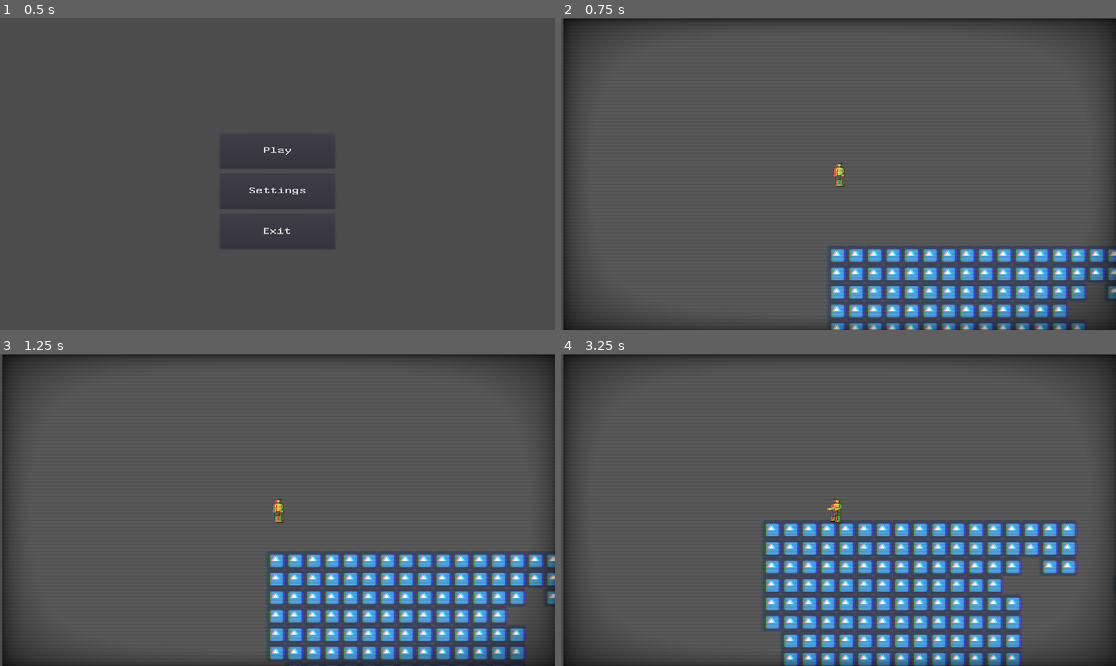
Above: before the commit, frames 1-4 (two rows, left to right).
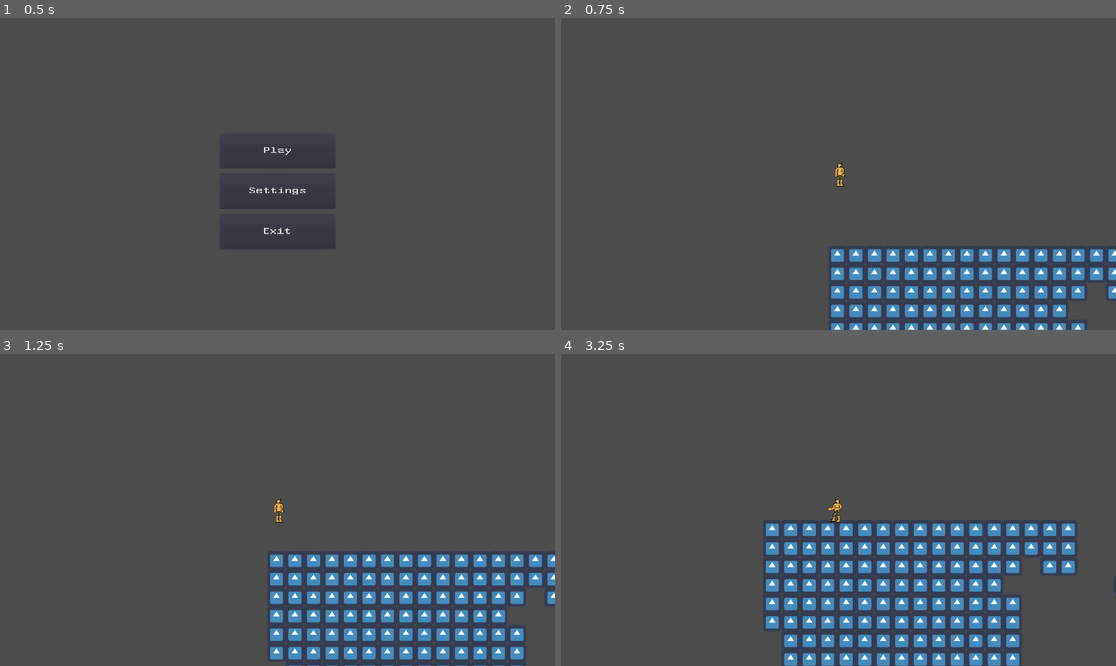
Above: after the commit, the same moments.

Repository: Shapkofil/prometheus
Game: Godot game, scene res://UI/MainMenu.tscn
Same seed, same stepped clock (60 frames per second), same inputs: the game is played once before the commit and once after it. The engine's default icon, where the game draws it, is replaced by a stand-in: a white triangle on a blue panel in a dark square.
Inputs:
- Up to frame 1 (0.5 s): no input
- Up to frame 2 (0.75 s): click "Play" at 0.5 s
- Up to frame 3 (1.25 s): no input
- Up to frame 4 (3.25 s): hold Right (ui_right) 1.28-2.78 s; tap Up (ui_up) at 1.52, 2.27 s; hold Left (ui_left) from 2.78 s (still down)

Frame 1 is identical in both runs. In frame 2, 8.6% of the frame differs, in the area x 0-100%, y 0-100%; in frame 3, 10%; in frame 4, 13%.

Commit message:
New restart button

Diff:
--- a/Prometheus/Player/player.tscn
+++ b/Prometheus/Player/player.tscn
@@ -1,8 +1,7 @@
-[gd_scene load_steps=10 format=2]
+[gd_scene load_steps=8 format=2]
 
 [ext_resource path="res://Player/player.gd" type="Script" id=1]
 [ext_resource path="res://Player/CyclopsMovement/cyclops movement 1.png" type="Texture" id=2]
-[ext_resource path="res://Shaders/tint_shader.shader" type="Shader" id=3]
 [ext_resource path="res://Player/CyclopsMovement/cyclops movement 2.png" type="Texture" id=4]
 [ext_resource path="res://Player/CyclopsMovement/cyclops movement 3.png" type="Texture" id=5]
 
@@ -25,22 +24,6 @@
 [sub_resource type="RayShape2D" id=3]
 length = 47.6532
 
-[sub_resource type="ShaderMaterial" id=4]
-shader = ExtResource( 3 )
-shader_param/boost = 1.19
-shader_param/grille_opacity = 1.0
-shader_param/scanlines_opacity = 1.0
-shader_param/vignette_opacity = 0.22
-shader_param/scanlines_speed = 0.0
-shader_param/show_grille = false
-shader_param/show_scanlines = true
-shader_param/show_vignette = true
-shader_param/show_curvature = false
-shader_param/screen_size = Vector2( 320, 180 )
-shader_param/aberration_amount = 1.0
-shader_param/move_aberration = false
-shader_param/aberration_speed = 1.11
-
 [node name="player" type="KinematicBody2D"]
 position = Vector2( 947.627, 530.258 )
 script = ExtResource( 1 )
@@ -61,13 +44,3 @@
 
 [node name="Camera2D" type="Camera2D" parent="."]
 current = true
-
-[node name="ColorRect" type="ColorRect" parent="Camera2D"]
-material = SubResource( 4 )
-margin_left = -951.649
-margin_top = -536.66
-margin_right = 968.351
-margin_bottom = 543.34
-__meta__ = {
-"_edit_use_anchors_": false
-}
--- a/Prometheus/UI/PauseMenu.gd
+++ b/Prometheus/UI/PauseMenu.gd
@@ -6,3 +6,8 @@
 
 func _on_Resume_pressed():
 	get_tree().change_scene("res://Node2D.tscn")
+
+
+func _on_RestartLevel_pressed():
+	GlobalVars.playerSavedPosition = [100, 0]
+	get_tree().change_scene("res://Node2D.tscn")
--- a/Prometheus/UI/PauseMenu.tscn
+++ b/Prometheus/UI/PauseMenu.tscn
@@ -22,6 +22,10 @@
 font_data = ExtResource( 1 )
 
 [sub_resource type="DynamicFont" id=5]
+size = 38
+font_data = ExtResource( 1 )
+
+[sub_resource type="DynamicFont" id=6]
 size = 40
 font_data = ExtResource( 1 )
 
@@ -81,15 +85,27 @@
 custom_fonts/font = SubResource( 4 )
 text = "Save game"
 
+[node name="RestartLevel" type="Button" parent="."]
+margin_left = 801.67
+margin_top = 600.0
+margin_right = 1121.67
+margin_bottom = 670.0
+custom_fonts/font = SubResource( 5 )
+text = "Restart level"
+__meta__ = {
+"_edit_use_anchors_": false
+}
+
 [node name="QuitToMain" type="Button" parent="."]
 margin_left = 746.0
-margin_top = 650.0
+margin_top = 730.0
 margin_right = 1206.0
-margin_bottom = 720.0
+margin_bottom = 800.0
 rect_pivot_offset = Vector2( 230, 35 )
-custom_fonts/font = SubResource( 5 )
+custom_fonts/font = SubResource( 6 )
 text = "Quit to main menu"
 script = ExtResource( 2 )
 [connection signal="pressed" from="Resume" to="." method="_on_Resume_pressed"]
 [connection signal="pressed" from="Settings" to="Settings" method="_on_Settings_pressed"]
+[connection signal="pressed" from="RestartLevel" to="." method="_on_RestartLevel_pressed"]
 [connection signal="pressed" from="QuitToMain" to="QuitToMain" method="_on_QuitToMain_pressed"]
Not shown: 1 places in Prometheus/UI/PauseMenu.tscn that only renumber resources
